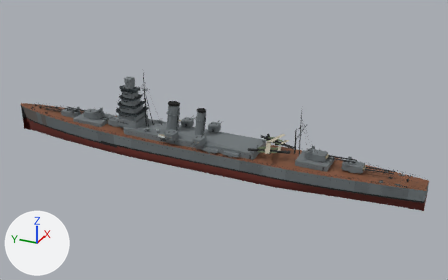
The glTF model assets/models/takao.glb as it was, and as the next commit left it.
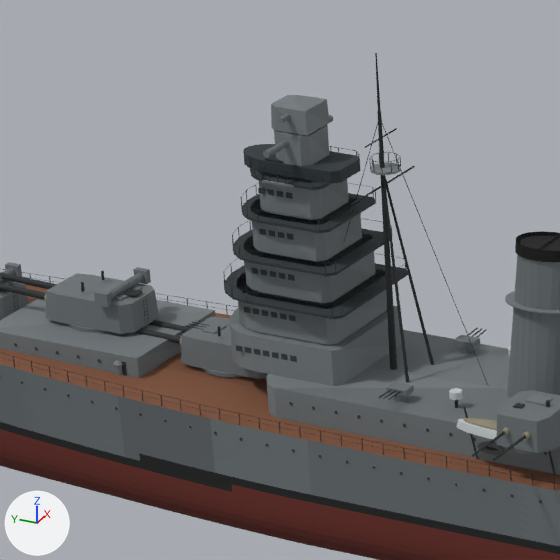
Old and new are each drawn whole from a 50 mm lens placed at (-233.1, -117.4, 125.5), pointed at (2.0, -11.6, 8.0) and again close up on the part from 17% to 39% of the width and 21% to 57% of the height. Arrows for +X, +Y and +Z are at lower left; the lights stay in place. The last two pictures show the newer version. Where no turn or scale is listed for an object, it has been applied to the vertices. Vertices at exactly the same position are counted once.

In view in the first close-up: 'Director', 'Hull', 'Mount2', 'Turret1', 'Turret2', 'Turret3' and 3 more.
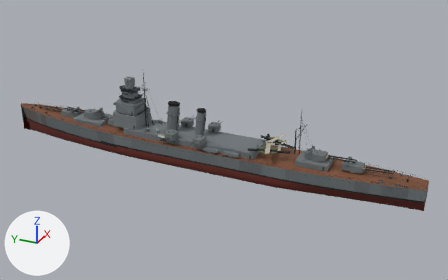
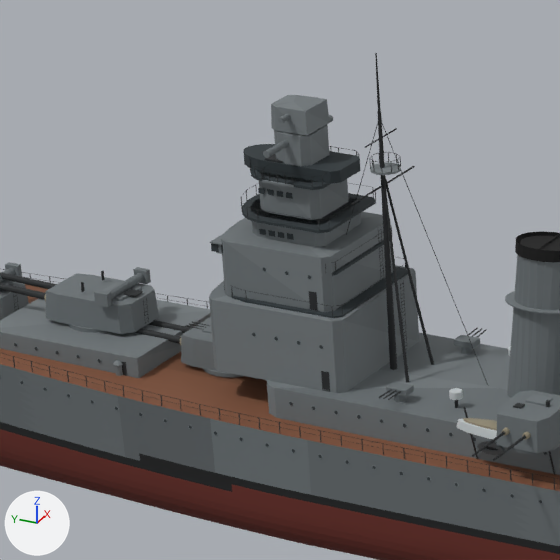
Where the change shows, as pixel boxes (x1, y1, x2, y2) in the close-ups (560 x 560 px):
```json
{"part": 1, "of": "me_hull", "change": "added", "after": [211, 243, 219, 252]}
{"part": 2, "of": "me_hull", "change": "added", "after": [321, 371, 330, 391]}
{"part": 3, "of": "me_hull", "change": "built on", "before": [224, 234, 234, 285], "after": [209, 212, 419, 393]}
```

The change, as JSON lines over the scene's bpy script:
```json
{"block": "me_hull", "where": "# used by ob_hull; location = (0.0, 0.0, 0.0)"}
{"op": "remove", "block": "me_hull", "code": "me_hull.from_pydata(...)  # 14397 vertices, 21159 faces; spans x -10.0..10.0, y -102.0..104.0, z -6.0..37.0"}
{"op": "add", "block": "me_hull", "code": "me_hull.from_pydata(...)  # 15052 vertices, 21781 faces; spans x -10.0..10.0, y -102.0..104.0, z -6.0..37.0"}
{"block": "me_hull", "change": "me_hull part 1: a new loose piece, a box spanning x -5.22..5.22, y 41.3..42.0, z 19.31..19.99, in mat_paint_2f383c (dark grey #2f383c)"}
{"block": "me_hull", "change": "me_hull part 2: the loose piece of 4 vertices spanning x -5.0, y 34.0..35.0, z 11.0 is copied, and the copy is moved by (-1.0, -4.0, -1.0), in mat_paint_26292b (black #26292b); it spans x -7.0, y 30.0..31.0, z 9.0..11.0"}
{"block": "me_hull", "change": "me_hull part 3: 10 vertices moved within x -5.0..5.0, y 41.0..42.0, z 16.0..20.0; 435 vertices added at x -7.0..7.0, y 29.0..43.0, z 9.0..20.0"}
{"block": "me_hull", "change": "other edits to the shape of me_hull do not show in these pictures"}
```
